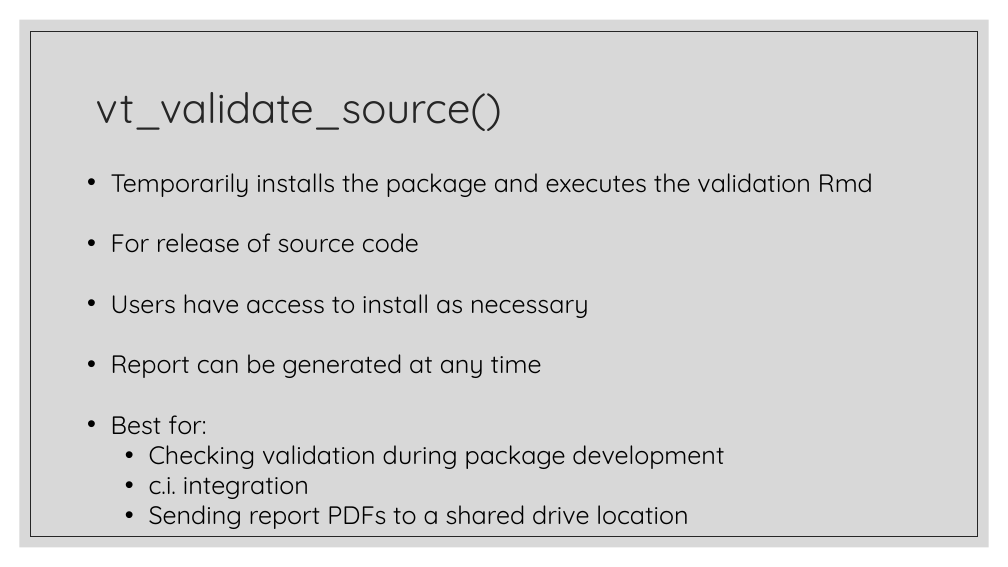
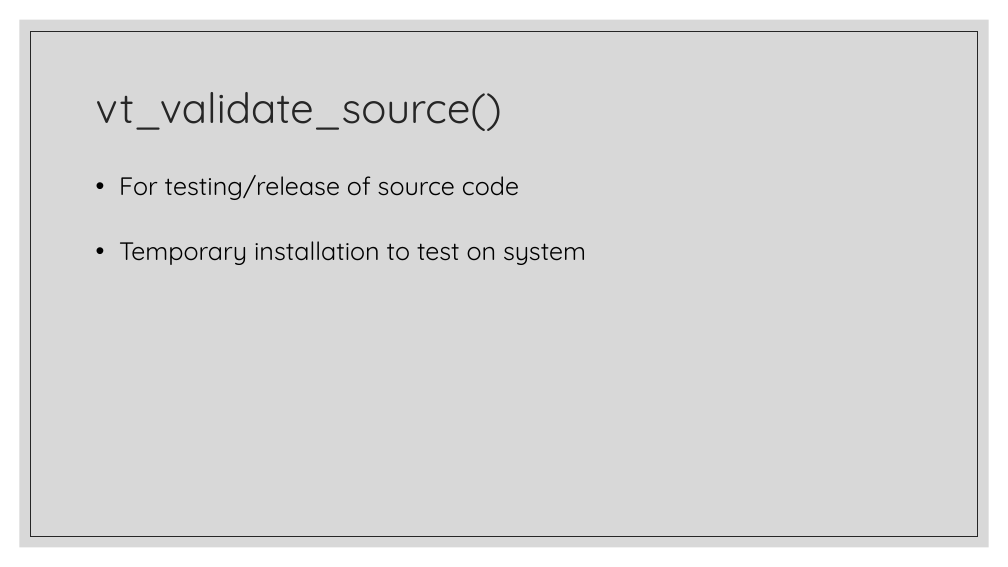
Before and after one commit to FredHutch/R_Package_Validation_Tutorial, a slide deck: slide 12 of Slides/Slides-07-Modes_of_Validation/Slides-07-Modes_of_Validation.pptx (slide 6 before the commit). Drawn at 1008x567 pixels with LibreOffice and Linux fonts; fonts in the diff are those of the drawing. Boxes give left, top, right and bottom in pixels: in the first picture for what was removed or moved away, otherwise in the second. Text is boxed around its words. In the diff, an @@ line names an element or a change of style, - is before the commit and + after.

```diff
--- a/Slides/Slides-07-Modes_of_Validation/Slides-07-Modes_of_Validation.pptx
+++ b/Slides/Slides-07-Modes_of_Validation/Slides-07-Modes_of_Validation.pptx
@@ text at bbox=[119, 175, 586, 265]: text changed @@
-• Temporarily installs the package and executes the validation Rmd
-• For release of source code
-• Users have access to install as necessary
-• Report can be generated at any time
-• Best for:
-  • Checking validation during package development
-  • c.i. integration
-  • Sending report PDFs to a shared drive location
+• For testing/release of source code
+• Temporary installation to test on system
```
Also in this commit, not shown: 5 other slides changed, 8 slides added, 4 slides removed, 5 other files.
